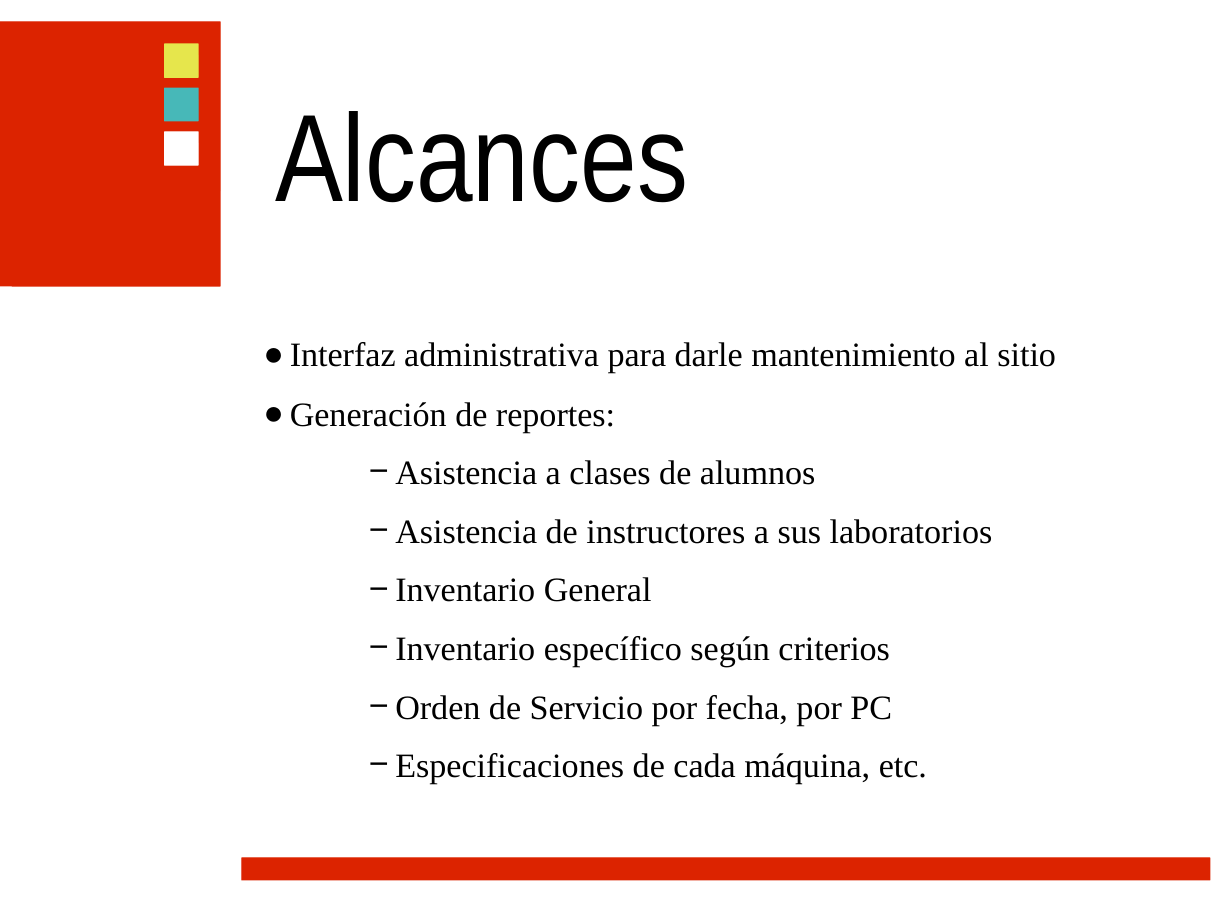
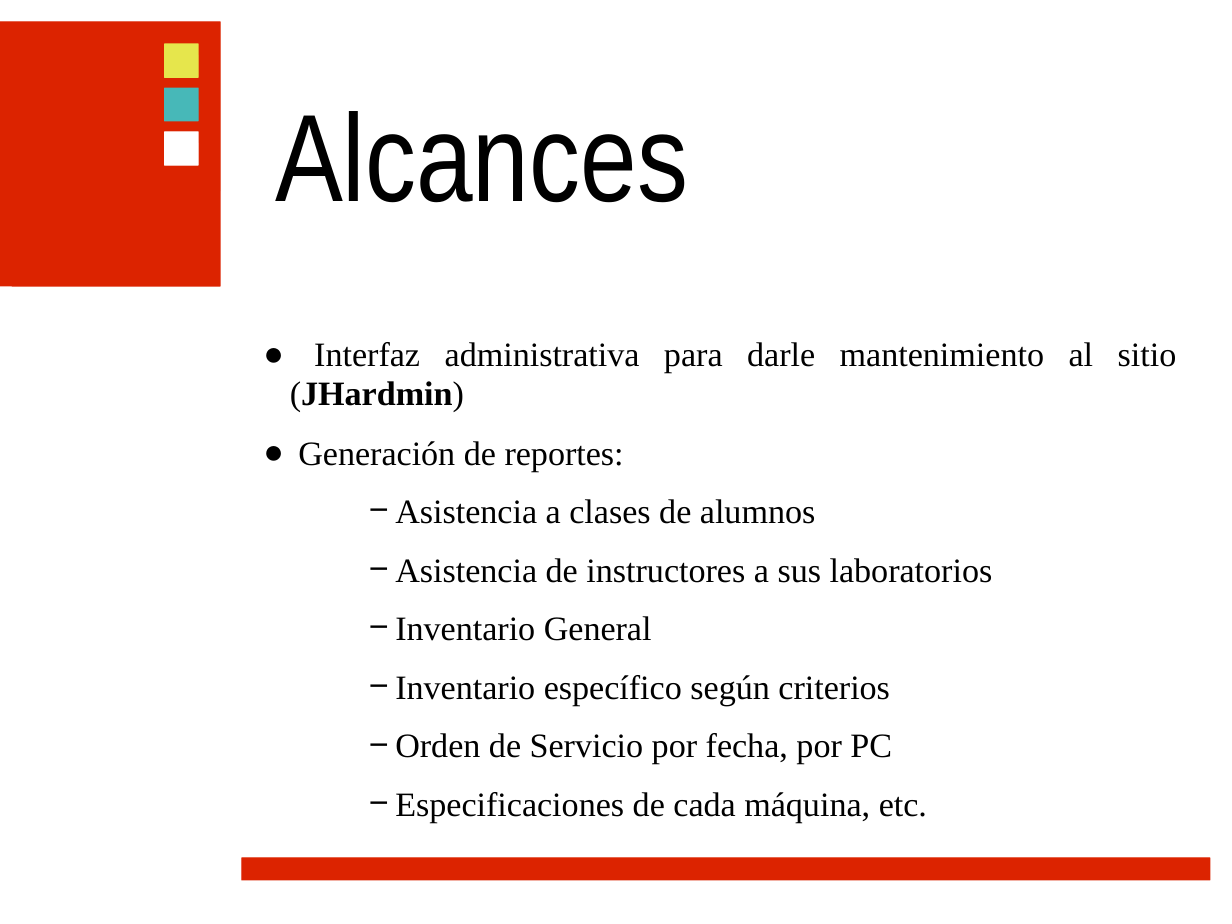
Before and after one commit to ramayac/jhard, a slide deck: slide 12 of presentaciones/primera defensa/jhard.ppt (slide 13 before the commit). Drawn at 1232x924 pixels with LibreOffice and Linux fonts; fonts in the diff are those of the drawing; background and template pictures are left out. Boxes give left, top, right and bottom in pixels: in the first picture for what was removed or moved away, otherwise in the second. Text is boxed around its words. In the diff, an @@ line names an element or a change of style, - is before the commit and + after.

```diff
--- a/presentaciones/primera defensa/jhard.ppt
+++ b/presentaciones/primera defensa/jhard.ppt
@@ text at box(290, 342, 1177, 412): text changed @@
-● Interfaz administrativa para darle mantenimiento al sitio
+● Interfaz administrativa para darle mantenimiento al sitio (JHardmin)
```
Also in this commit, not shown: 8 other slides changed, 2 slides removed.
